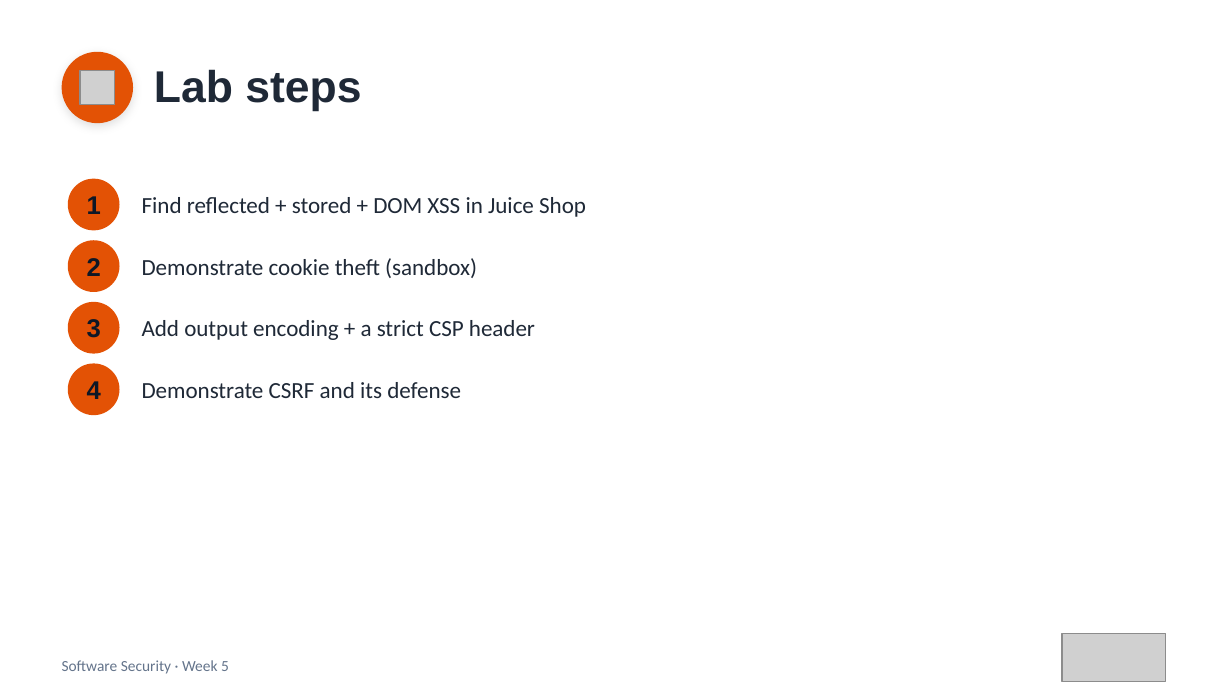
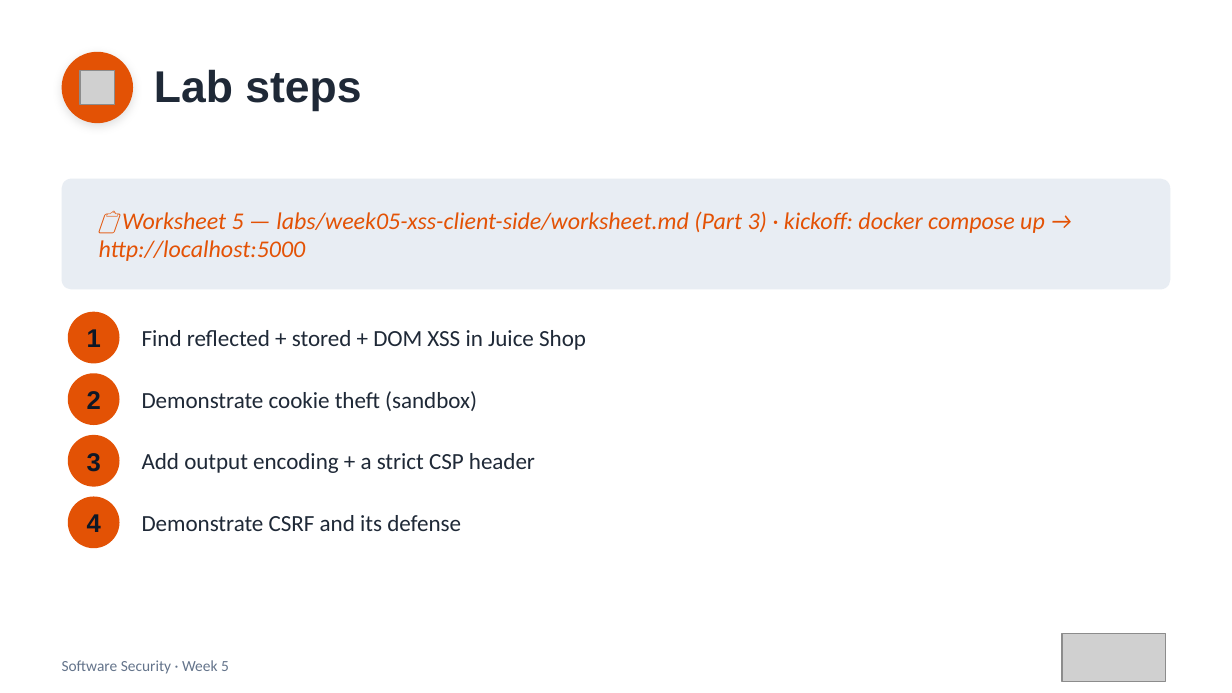
Before and after one commit to nutthakorn7/software-security, a slide deck: slide 13 of slides/pptx/week05.pptx. Drawn at 1232x693 pixels with LibreOffice and Linux fonts; fonts in the diff are those of the drawing; grey boxes stand for pictures. Boxes give left, top, right and bottom in pixels: in the first picture for what was removed or moved away, otherwise in the second. Text is boxed around its words. In the diff, an @@ line names an element or a change of style, - is before the commit and + after.

```diff
--- a/slides/pptx/week05.pptx
+++ b/slides/pptx/week05.pptx
@@ rounded rectangle added at <box>62,179,1170,290</box>, fill #E8EDF3 @@
@@ text added at <box>99,211,1045,261</box>, 14 pt, text #E35205, italic @@
+📋 Worksheet 5 — labs/week05-xss-client-side/worksheet.md (Part 3) · kickoff: docker compose up → http://localhost:5000
@@ ellipse: place and size @@
-ellipse at <box>68,302,120,354</box>
+ellipse at <box>68,312,120,363</box>
@@ ellipse: place and size @@
-ellipse at <box>68,363,120,415</box>
+ellipse at <box>68,373,120,425</box>
@@ ellipse: place and size @@
-ellipse at <box>68,179,120,230</box>
+ellipse at <box>68,435,120,487</box>
@@ ellipse: place and size @@
-ellipse at <box>68,240,120,292</box>
+ellipse at <box>68,496,120,548</box>
@@ 8 texts: place and size @@
-8 texts at <box>87,196,586,399</box>
+8 texts at <box>87,329,586,532</box>
```
Also in this commit, not shown: 23 other files.
